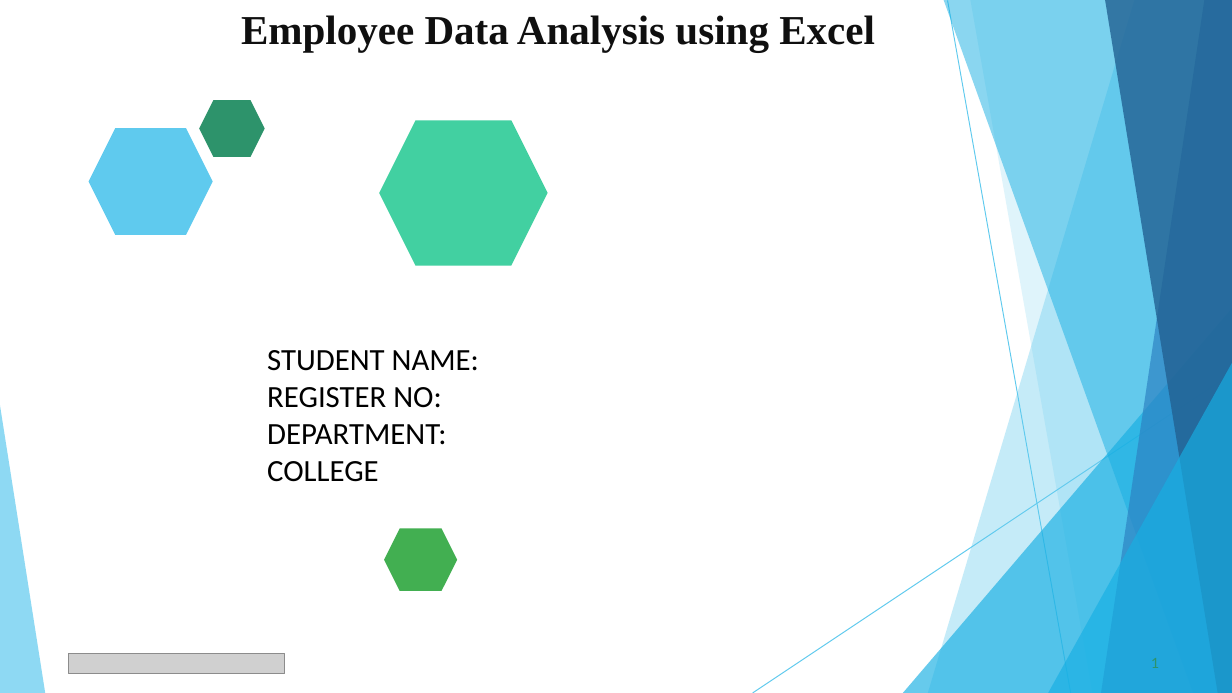
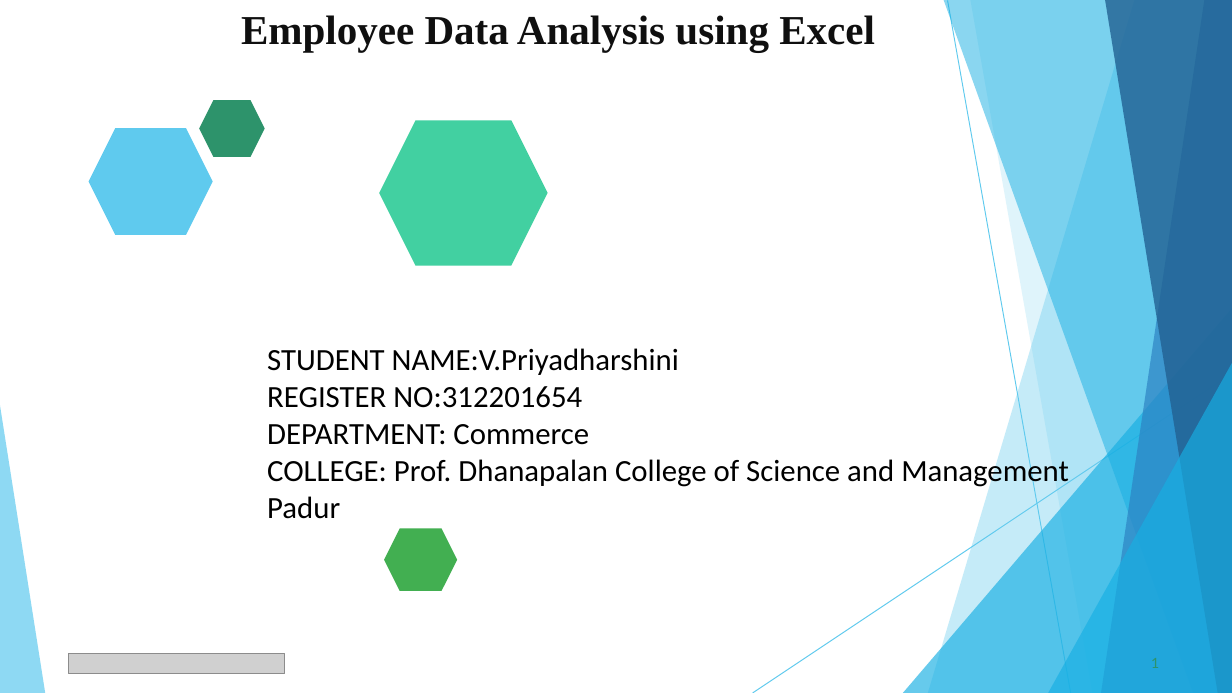
Before and after one commit to Priyapriya07/TNSDC-DA-EXCEL, a slide deck: slide 1 of Employee_Data_Analysis_2.pptx. Drawn at 1232x693 pixels with LibreOffice and Linux fonts; fonts in the diff are those of the drawing; grey boxes stand for pictures. Boxes give left, top, right and bottom in pixels: in the first picture for what was removed or moved away, otherwise in the second. Text is boxed around its words. In the diff, an @@ line names an element or a change of style, - is before the commit and + after.

```diff
--- a/Employee_Data_Analysis_2.pptx
+++ b/Employee_Data_Analysis_2.pptx
@@ text at box(267, 348, 1069, 519): text changed @@
-STUDENT NAME:
-REGISTER NO:
-DEPARTMENT:
-COLLEGE
+STUDENT NAME:V.Priyadharshini
+REGISTER NO:312201654
+DEPARTMENT: Commerce
+COLLEGE: Prof. Dhanapalan College of Science and Management Padur
```
Also in this commit, not shown: 10 other slides changed, 1 slide added, 1 slide removed.
